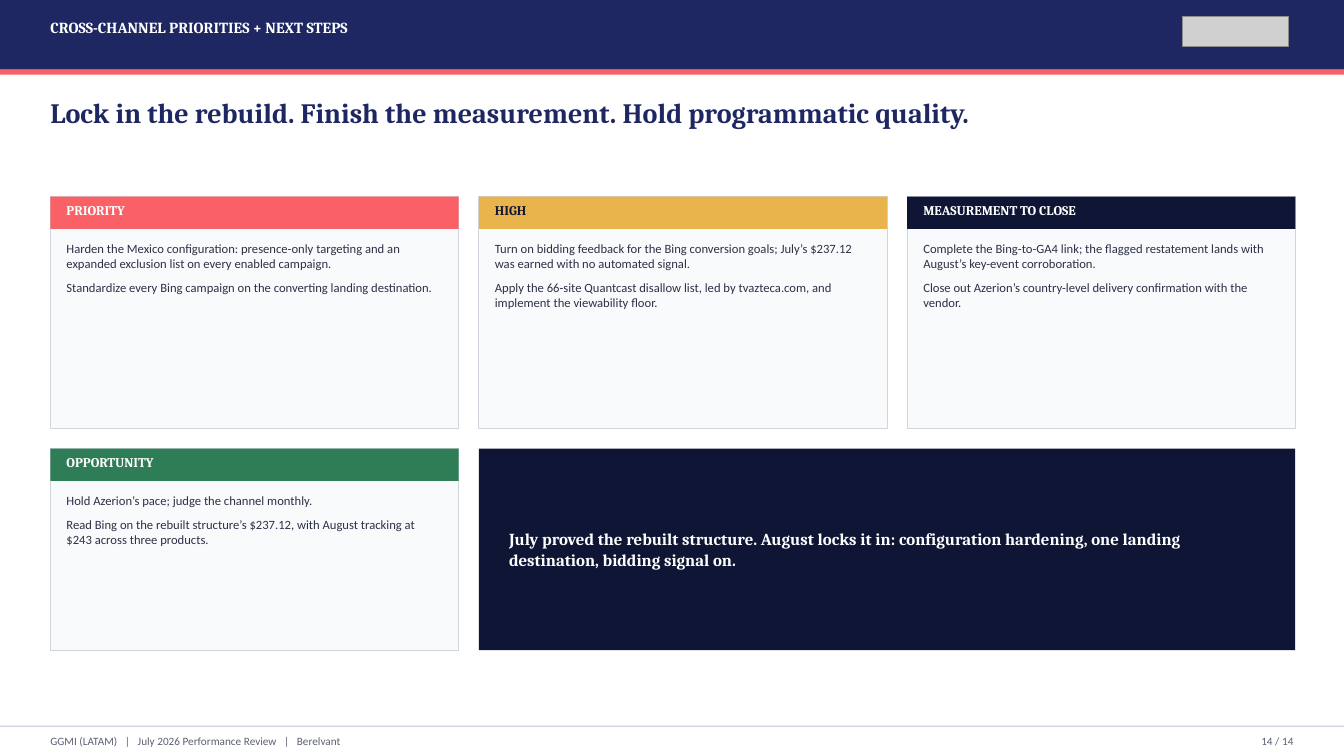
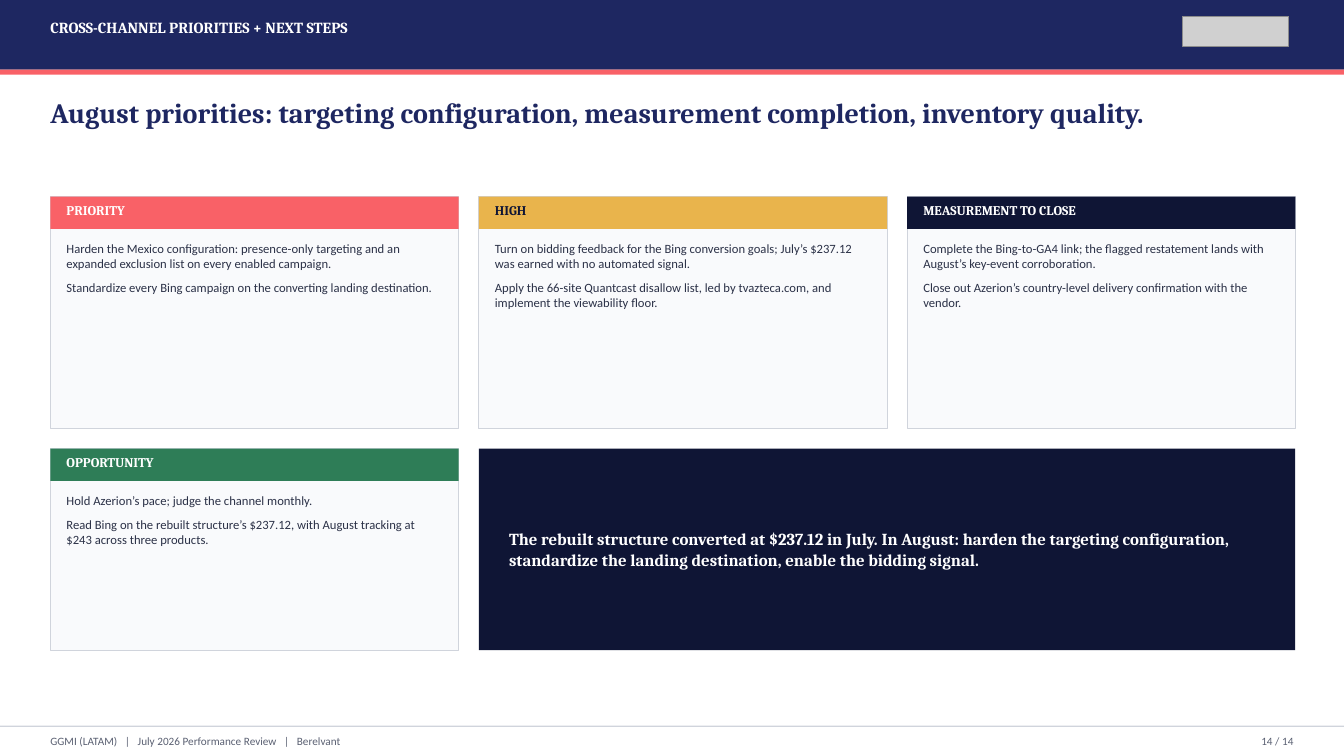
Before and after one commit to hablapro/brlvnt-reporting-hub, a slide deck: slide 14 of reports/forex/ggmi/2026-07/output/GGMI_LATAM_July_2026_Performance_Review.pptx. Drawn at 1344x756 pixels with LibreOffice and Linux fonts; fonts in the diff are those of the drawing; grey boxes stand for pictures. Boxes give left, top, right and bottom in pixels: in the first picture for what was removed or moved away, otherwise in the second. Text is boxed around its words. In the diff, an @@ line names an element or a change of style, - is before the commit and + after.

```diff
--- a/reports/forex/ggmi/2026-07/output/GGMI_LATAM_July_2026_Performance_Review.pptx
+++ b/reports/forex/ggmi/2026-07/output/GGMI_LATAM_July_2026_Performance_Review.pptx
@@ text at (50, 103, 1143, 129): text changed @@
-Lock in the rebuild. Finish the measurement. Hold programmatic quality.
+August priorities: targeting configuration, measurement completion, inventory quality.
@@ text at (509, 532, 1229, 570): text changed @@
-July proved the rebuilt structure. August locks it in: configuration hardening, one landing destination, bidding signal on.
+The rebuilt structure converted at $237.12 in July. In August: harden the targeting configuration, standardize the landing destination, enable the bidding signal.
```
Also in this commit, not shown: 4 other slides changed, 3 other files.
